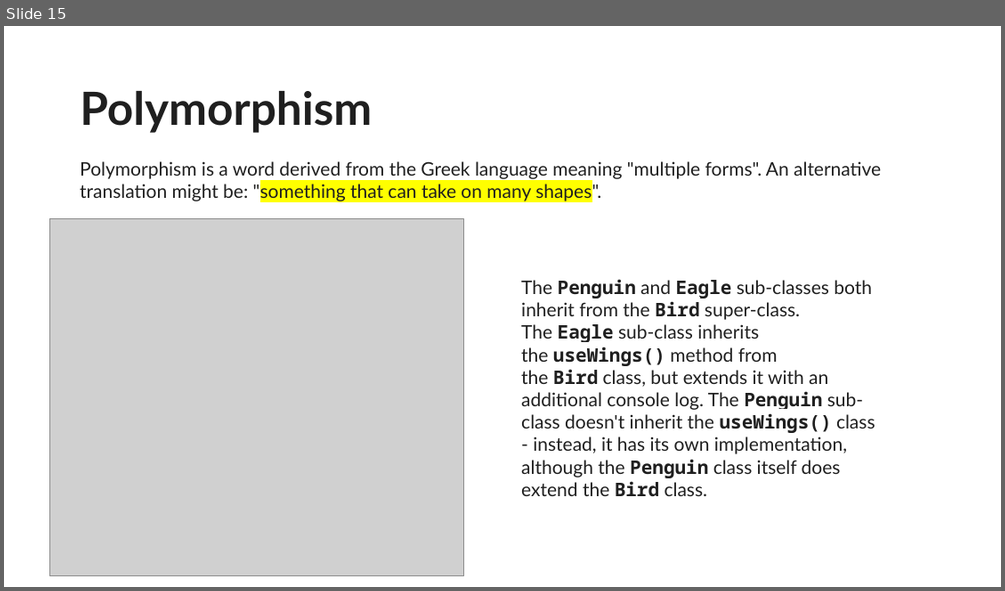
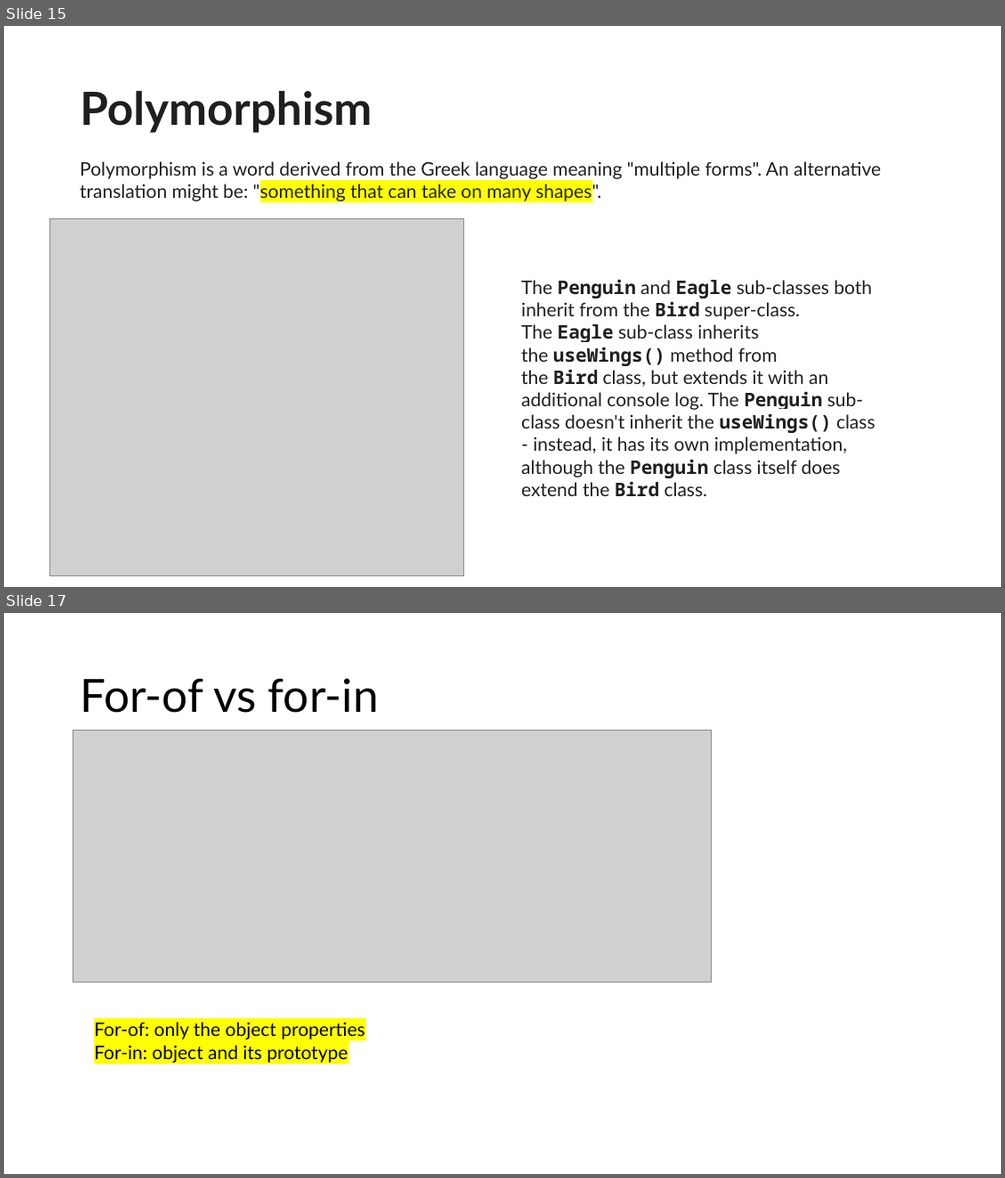
Before and after one commit to wujd0728/meta-frontend-coursera, a slide deck: introduction to JS/javascript basic.pptx. Shown one above the other, each under a label of ours: slide 15 before the commit, slides 15 and 17 after it; the slides between them are not shown. The pictures are 1005x591 and 1005x1178 pixels, drawn with LibreOffice and Linux fonts; fonts in the diff are those of the drawing; grey boxes stand for pictures. Boxes give left, top, right and bottom in pixels: in the first picture for what was removed or moved away, otherwise in the second. Text is boxed around its words. In the diff, an @@ line names an element or a change of style, - is before the commit and + after.

```diff
--- a/introduction to JS/javascript basic.pptx
+++ b/introduction to JS/javascript basic.pptx
@@ slide 17 added at (4, 613, 1001, 1174), background #FFFFFF @@
@@ title added at (80, 678, 379, 713), 44 pt, text #000000 @@
+For-of vs for-in
@@ picture added at (73, 730, 712, 982) @@
@@ text added at (94, 1022, 364, 1062), 18 pt, text #000000 @@
+For-of: only the object properties
+For-in: object and its prototype
```
Also in this commit, not shown: 2 other slides added, 1 other file.
